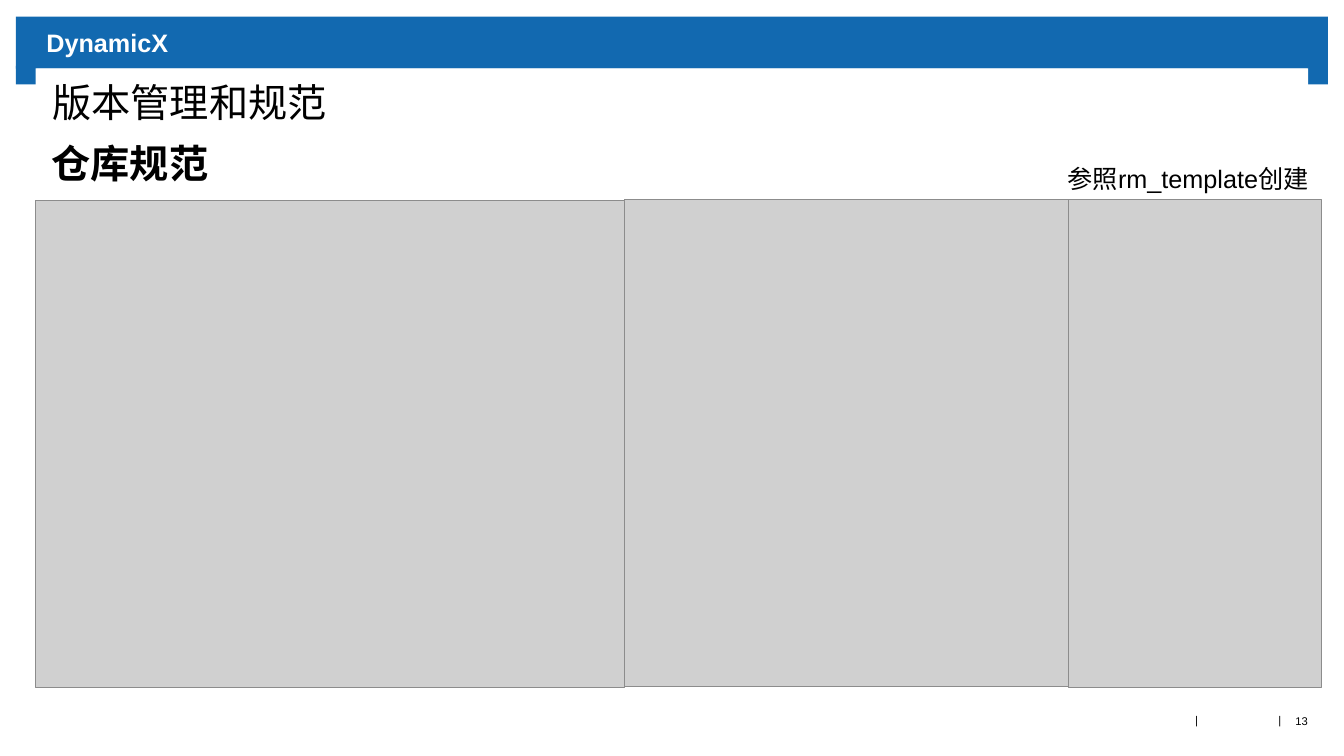
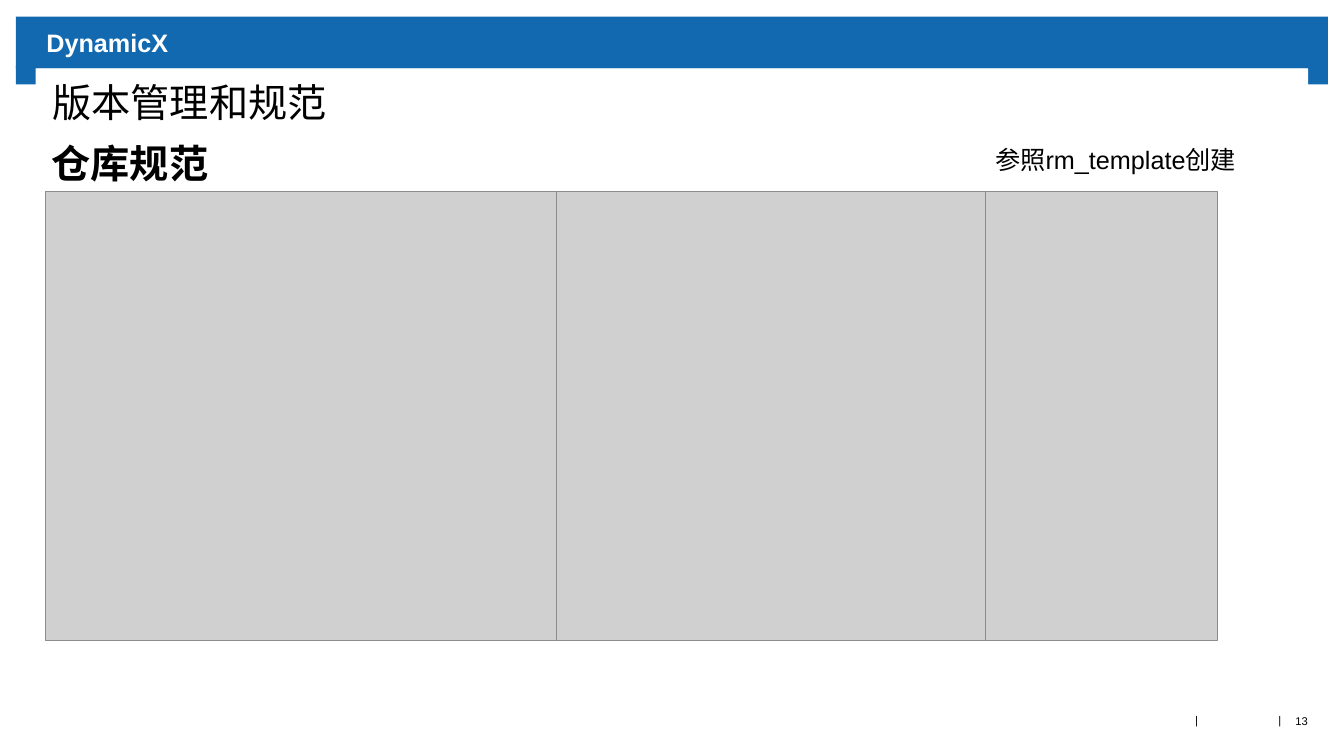
Before and after one commit to Seedofking/hero_chassis_controller, a slide deck: slide 13 of doc/report.pptx. Drawn at 1344x756 pixels with LibreOffice and Linux fonts; fonts in the diff are those of the drawing; grey boxes stand for pictures; background and template pictures are left out. Boxes give left, top, right and bottom in pixels: in the first picture for what was removed or moved away, otherwise in the second. Text is boxed around its words. In the diff, an @@ line names an element or a change of style, - is before the commit and + after.

```diff
--- a/doc/report.pptx
+++ b/doc/report.pptx
@@ text "参照rm_template创建": place and size @@
-text "参照rm_template创建" at bbox=[1068, 166, 1309, 194]
+text "参照rm_template创建" at bbox=[995, 147, 1236, 175]
@@ picture: place and size @@
-picture at bbox=[35, 201, 624, 689]
+picture at bbox=[46, 192, 557, 640]
@@ picture: place and size @@
-picture at bbox=[624, 200, 1121, 688]
+picture at bbox=[557, 192, 985, 640]
@@ picture: place and size @@
-picture at bbox=[1068, 200, 1321, 688]
+picture at bbox=[985, 192, 1217, 640]
```
Also in this commit, not shown: 4 other slides changed, 2 slides added, 2 slides removed.
